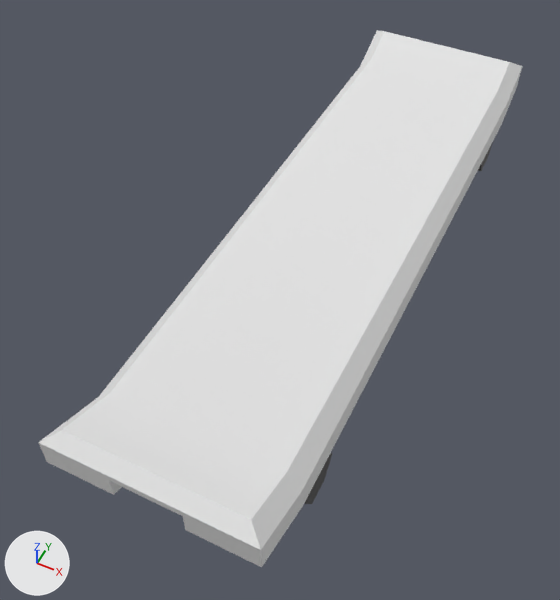
What one commit did to the Blender file RailRiderBlender/Board/board.blend.
Camera for both pictures: a 50 mm camera at (0.282, -0.746, 0.713) aimed at (-0.041, -0.1, -0.095). The axes (+X, +Y, +Z) are drawn at lower left. The lights are the same throughout.

The first picture shows 'Board'.
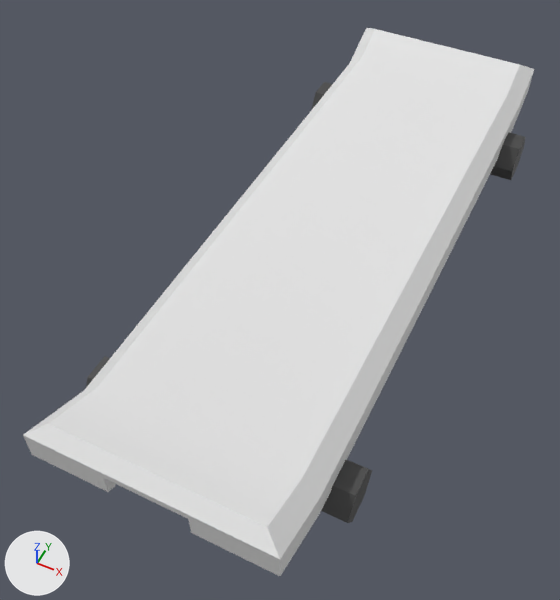
Changed parts and their boxes [x1, y1, x2, y2] in the pictures (560 x 600 px; the box of a moved part takes in the faces that stretch with it):
'Board', reshaped
    before: [38, 30, 522, 567]
    after: [23, 28, 534, 576]
part 1 of me_cube, moved or reshaped
    before: [38, 30, 522, 567]
    after: [23, 28, 534, 576]
part 2 of me_cube, moved or reshaped
    before: [478, 142, 493, 171]
    after: [312, 82, 526, 180]
part 3 of me_cube, moved or reshaped
    before: [305, 453, 332, 504]
    after: [86, 356, 372, 523]

Patch to the scene script:
```diff
--- a/RailRiderBlender/Board/board.blend.py
+++ b/RailRiderBlender/Board/board.blend.py
@@ me_cube @@
 me_cube.from_pydata(...)  # 84 vertices, 74 faces; spans x -0.129..0.129, y -0.479..0.456, z -0.114..0.033
 # used by ob_board; location = (0.0, 0.0, 0.0)
+# me_cube part 1: the loose piece of 60 vertices spanning x -0.129..0.129, y -0.479..0.456, z -0.058..0.033 is scaled about its middle by (1.15, 1, 1)
+# me_cube part 2: the loose piece of 12 vertices spanning x -0.126..0.126, y 0.288..0.36, z -0.1..-0.038 is scaled about its middle by (1.4, 1, 1)
+# me_cube part 3: the loose piece of 12 vertices spanning x -0.126..0.126, y -0.369..-0.297, z -0.114..-0.051 is scaled about its middle by (1.4, 1, 1)
 me_cube.materials.append(mat_board)
```
